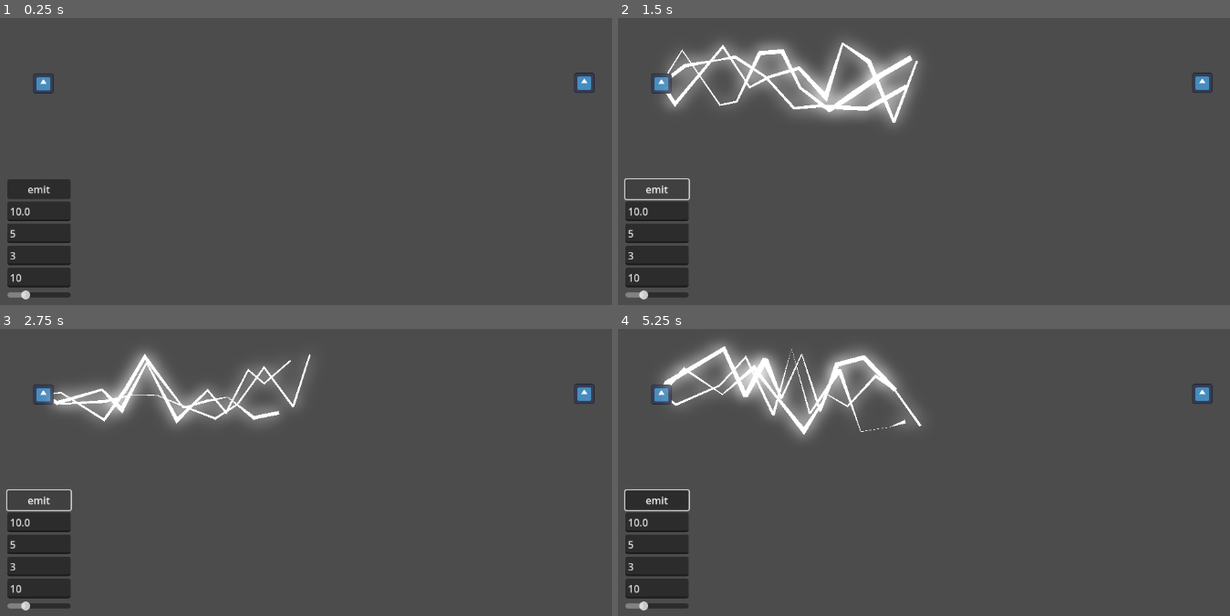
Above: before the commit, frames 1-4 (two rows, left to right).
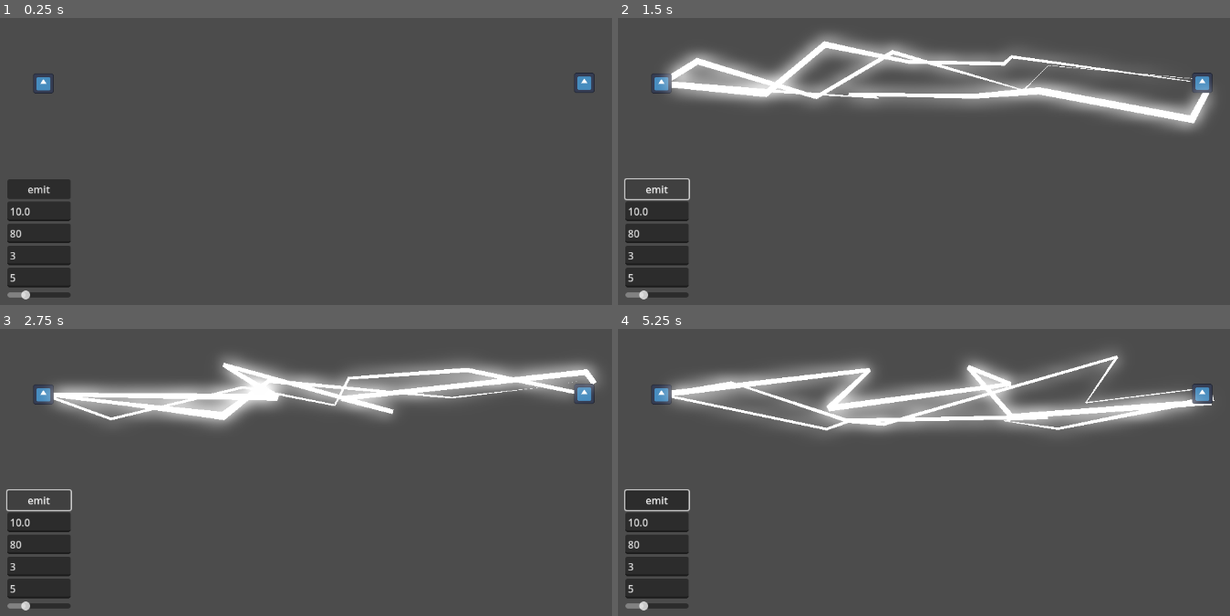
Above: after the commit, the same moments.

Repository: Coltari/line2d-lightning
Game: Godot game, scene res://node_2d.tscn
The game is run twice, just before and just after one commit, with the same random seed, the same clock (stepped at 60 frames per second) and the same inputs. The engine's default icon, where the game draws it, is replaced by a stand-in: a white triangle on a blue panel in a dark square.
Inputs (mouse positions are in pixels of both pictures, inside the frame that each line leads up to):
- Up to frame 1 (0.25 s): no input
- Up to frame 2 (1.5 s): click "emit" at 0.5 s; click "emit" at 1.25 s
- Up to frame 3 (2.75 s): click "emit" at 2 s
- Up to frame 4 (5.25 s): move the mouse to (660, 395) at 2.77 s; click (660, 395) at 2.92 s; move the mouse to (1199, 395) at 3.52 s; click (1199, 395) at 3.67 s; move the mouse to (outside the picture) at 4.27 s; click (outside the picture) at 4.42 s; move the mouse to (942, 498) at 5.02 s; click (942, 498) at 5.17 s

The runs differ from the first frame. In frame 1, less than 0.1% of the frame differs, in the area x 1-4%, y 73-93%; in frame 2, 14%; in frame 3, 11%; in frame 4, 14%, in the area x 1-98%, y 4-93%.

Commit message:
changed to always reach target, but with accuracy variance

Diff:
--- a/lightning.gd
+++ b/lightning.gd
@@ -9,10 +9,11 @@
 	set(value):
 		time = value
 		set_timer(value)
-@export var strandlength : int = 5
-@export var strands : int = 5
-@export var points : int = 10
+#@export var strandlength : int = 5
+@export var strands : int = 3
+@export var points : int = 5
 @export var glow_intensity : float = 2.5
+@export var accuracy : int = 80
 
 @onready var timer: Timer = $Timer
 @onready var lines: Node2D = $Lines
@@ -37,7 +38,8 @@
 	t_area_2d.input_event.connect(target_grabbed)
 	glow.value = glow_intensity
 	ltime.text = str(time)
-	length.text = str(strandlength)
+	#length.text = str(strandlength)
+	length.text = str(accuracy)
 	lstrands.text = str(strands)
 	lpoints.text = str(points)
 	glow.value_changed.connect(glow_changed)
@@ -66,18 +68,32 @@
 			##sample points randomly for the length of the line from a sine wave
 			var lastPoint : Vector2 = Vector2(0,0)
 			l.add_point(lastPoint)
+			##figure out how long we need to be to reach the target
+			var distancetotarget : Vector2 = target.global_position-source.global_position
+			##set the value for the final point, based on target position +/- variance for accuracy
+			var hitpoint : Vector2 = (target.global_position - source.global_position) + Vector2(randf_range(-(100-accuracy),(100-accuracy)),randf_range(-(100-accuracy),(100-accuracy)))
 			for x in points:
+				##divide the distance by number of points +2 for the start and end
+				var increment : Vector2 = distancetotarget / (points + 2)
+				##traverse to this point in the sequence, include extra increment for the start point offset
+				var p : Vector2 = (increment * x) + increment
 				##add some variance to make the lines different
-				var rand_variance : int = randi_range(5,25)
-				var p : Vector2 = Vector2(sin((delta*rand_variance)+x)*(20*strandlength),cos((delta*rand_variance)+randf_range(0.75,2.0))*(20*strandlength))
-				if p.x < lastPoint.x:
-					p.x = lastPoint.x + (randf_range(5.0,10.0) * strandlength)
+				var rand_variance : float = 0.0
+				if x == 1:
+					rand_variance = randf_range(0.0,75.0)
+				else:
+					rand_variance = randf_range(-75.0,250.0)
+				p.x += rand_variance
+				#scatter the Y based on wave
+				var yrand_variance : float = randi_range(5,25)
+				p.y += cos((delta*yrand_variance)+randf_range(0.75,2.0))*100
 				##addpoints to curve and randomise the tangent a bit between -12 and 0
 				c.add_point(Vector2(randf_range(0.0,1.0),randf_range(0.0,1.0)),randi_range(-12,0),randi_range(-12,0))
 				l.width_curve = c
 				##add points to line
 				l.add_point(p)
 				lastPoint = p
+			l.add_point(hitpoint)
 
 func stopemitting():
 	emit = false
@@ -96,7 +112,8 @@
 		"time":
 			time = float(value)
 		"length":
-			strandlength = int(value)
+			#strandlength = int(value)
+			accuracy = int(value)
 		"strands":
 			strands = int(value)
 		"points":
@@ -109,10 +126,10 @@
 	if sourcepicked and event is InputEventMouseMotion:
 		source.position += event.relative
 		lines.position = source.position
-		lines.look_at(target.position)
+		#lines.look_at(target.position)
 	if targetpicked and event is InputEventMouseMotion:
 		target.position += event.relative
-		lines.look_at(target.position)
+		#lines.look_at(target.position)
 
 func source_grabbed(_viewport: Node, event: InputEvent, _shape_idx: int) -> void:
 	if event is InputEventMouseButton and event.pressed:
--- a/node_2d.tscn
+++ b/node_2d.tscn
@@ -15,7 +15,6 @@
 
 [node name="Node2D" type="Node2D"]
 script = ExtResource("1_wtcfe")
-strands = 3
 
 [node name="Timer" type="Timer" parent="."]
 one_shot = true
@@ -43,7 +42,7 @@
 [node name="length" type="LineEdit" parent="VBoxContainer"]
 custom_minimum_size = Vector2(100, 25)
 layout_mode = 2
-placeholder_text = "length"
+placeholder_text = "accuracy"
 
 [node name="strands" type="LineEdit" parent="VBoxContainer"]
 custom_minimum_size = Vector2(100, 25)
